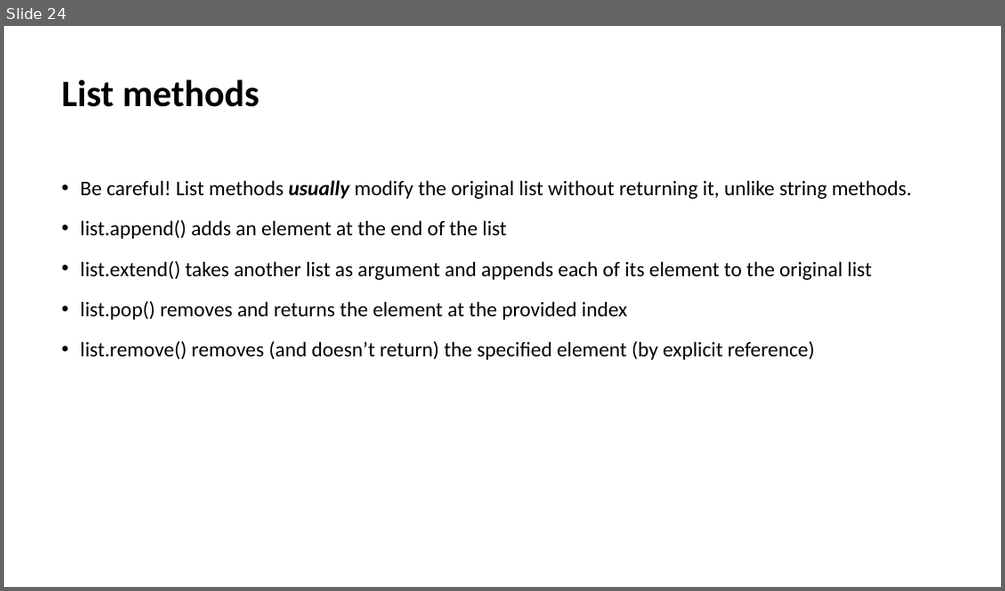
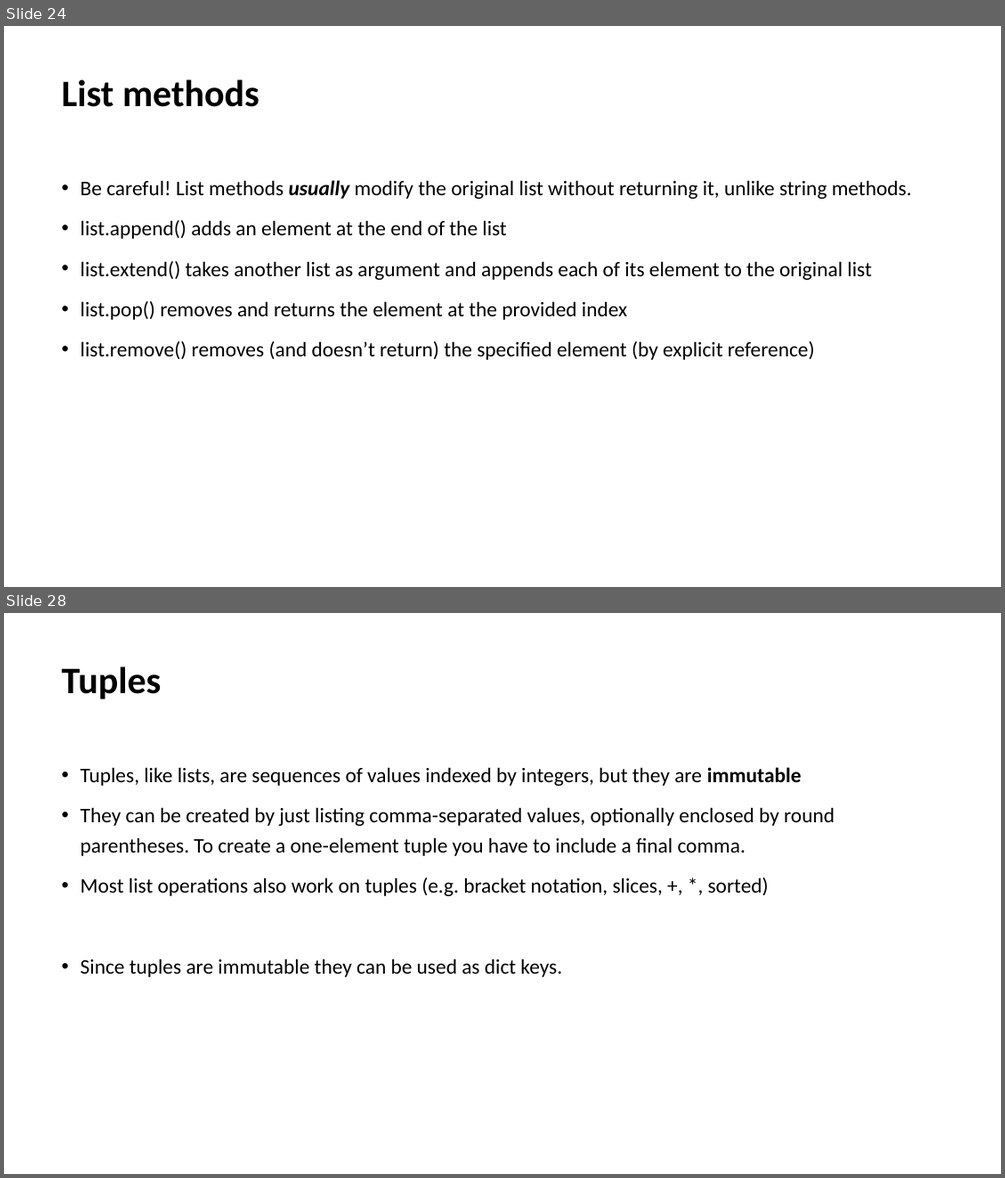
Before and after one commit to Andreher00/biomina-training, a slide deck: Introduction to Python and Data Analysis.pptx. Shown one above the other, each under a label of ours: slide 24 before the commit, slides 24 and 28 after it; the slides between them are not shown. The pictures are 1005x591 and 1005x1178 pixels, drawn with LibreOffice and Linux fonts; fonts in the diff are those of the drawing. Boxes give left, top, right and bottom in pixels: in the first picture for what was removed or moved away, otherwise in the second. Text is boxed around its words. In the diff, an @@ line names an element or a change of style, - is before the commit and + after.

Commit message:
Add dict and tuples

```diff
--- a/Introduction to Python and Data Analysis.pptx
+++ b/Introduction to Python and Data Analysis.pptx
@@ slide 28 added at box(4, 613, 1001, 1174), background #FFFFFF @@
@@ title added at box(62, 666, 162, 699), 36 pt, text #000000, bold @@
+Tuples
@@ text added at box(81, 767, 834, 977), 20 pt, text #000000 @@
+• Tuples, like lists, are sequences of values indexed by integers, but they are immutable
+• They can be created by just listing comma-separated values, optionally enclosed by round parentheses. To create a one-element tuple you have to include a final comma.
+• Most list operations also work on tuples (e.g. bracket notation, slices, +, *, sorted)
+• Since tuples are immutable they can be used as dict keys.
```
Also in this commit, not shown: 2 slides changed, 2 other slides added.
